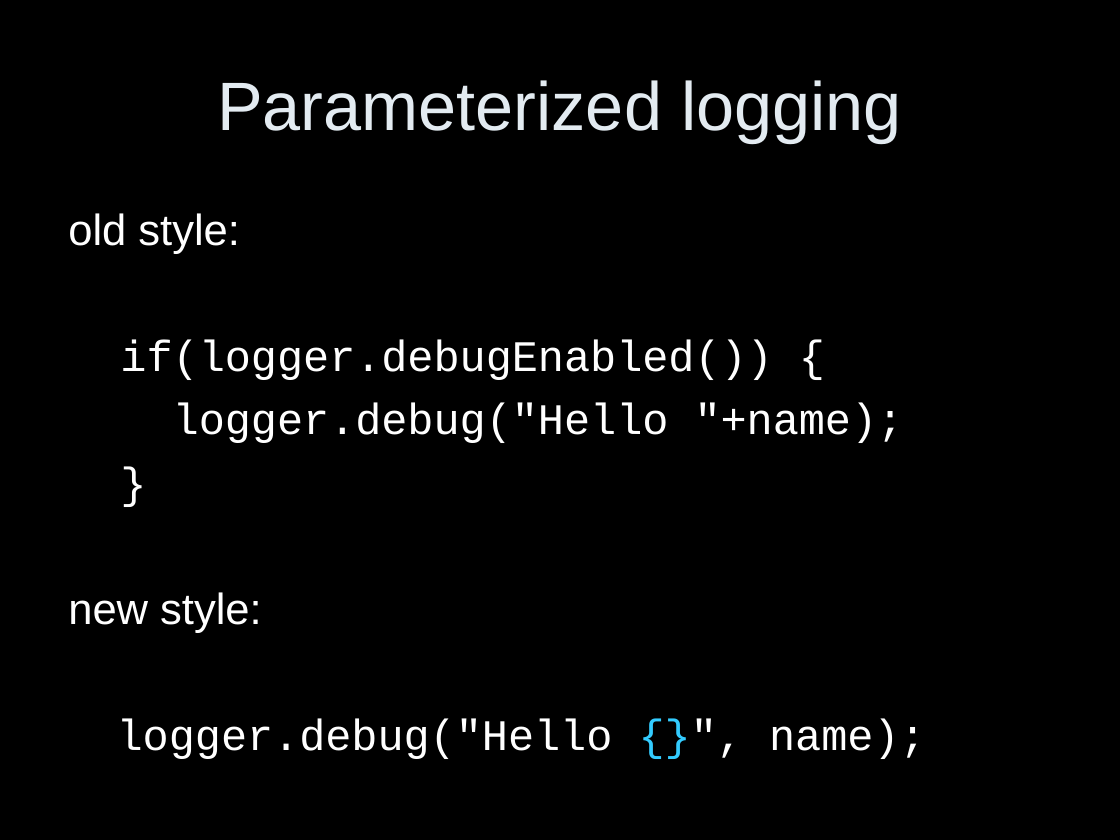
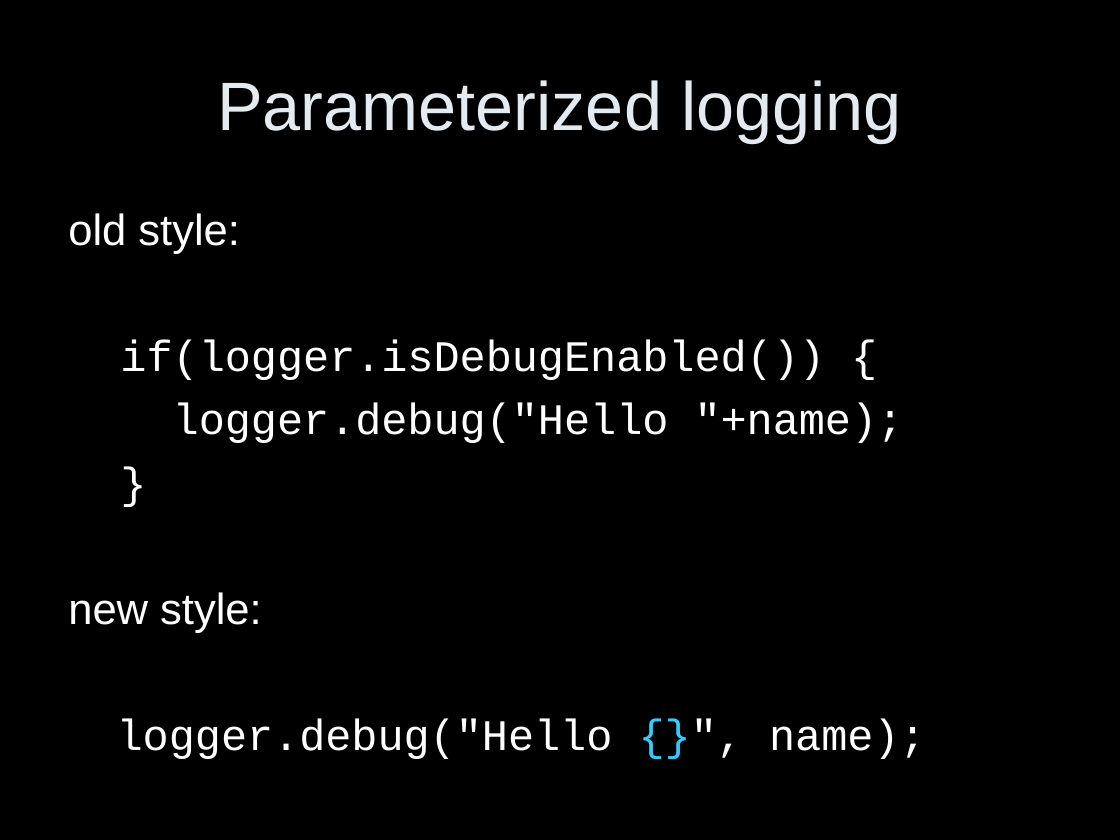
Before and after one commit to qos-ch/slf4j, a slide deck: slide 6 of slf4j-site/src/site/resources/slf4j-in-10-slides.ppt (slide 7 before the commit). Drawn at 1120x840 pixels with LibreOffice and Linux fonts; fonts in the diff are those of the drawing. Boxes give left, top, right and bottom in pixels: in the first picture for what was removed or moved away, otherwise in the second. Text is boxed around its words. In the diff, an @@ line names an element or a change of style, - is before the commit and + after.

```diff
--- a/slf4j-site/src/site/resources/slf4j-in-10-slides.ppt
+++ b/slf4j-site/src/site/resources/slf4j-in-10-slides.ppt
@@ text at bbox=[120, 339, 825, 380]: text changed @@
-if(logger.debugEnabled()) {
+if(logger.isDebugEnabled()) {
```
Also in this commit, not shown: 3 other slides changed.
